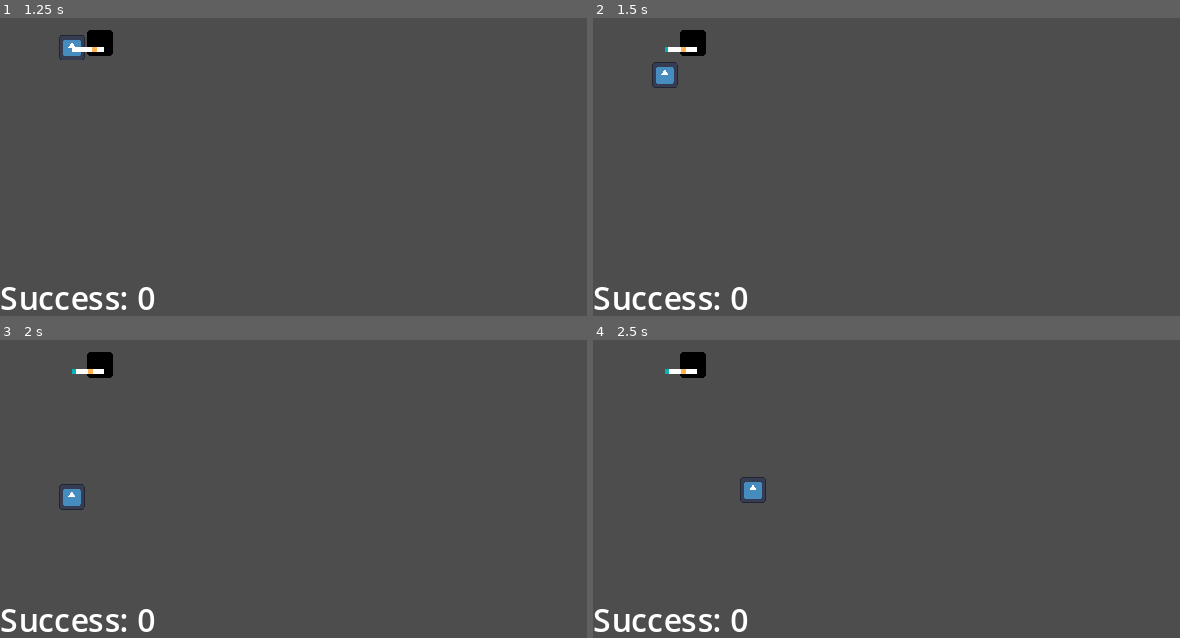
Above: before the commit, frames 1-4 (two rows, left to right).
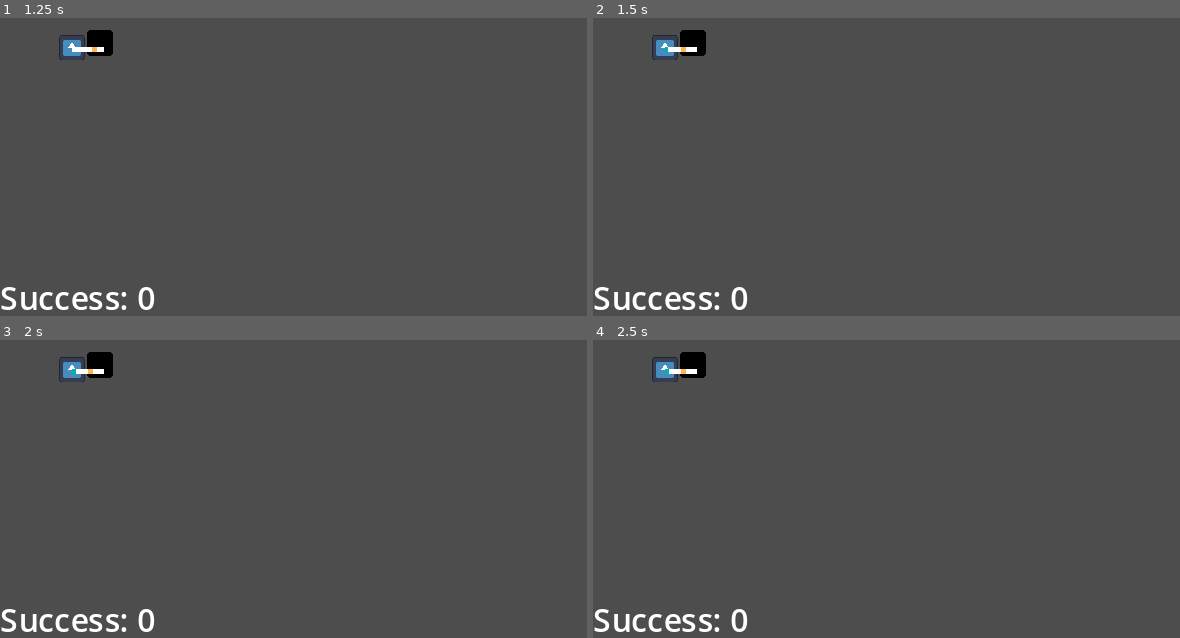
Above: after the commit, the same moments.

Repository: randomnewb/monster-rancher
Game: Godot game, scene res://World/world.tscn
Two runs of this game, one before a commit and one after it. Both use one fixed random seed, a clock stepped at 60 frames per second and the inputs below. The engine's default icon, where the game draws it, is replaced by a stand-in: a white triangle on a blue panel in a dark square.
Inputs (mouse positions are in pixels of both pictures, inside the frame that each line leads up to):
- Up to frame 1 (1.25 s): tap Enter (ui_accept) at 0.5, 0.77 s; move the mouse to (463, 158) at 0.52 s; press the mouse at (463, 158) at 0.53 s; hold Right (move_right) from 0.53 s (still down)
- Up to frame 2 (1.5 s): tap Enter (ui_accept) at 1.25 s; move the mouse to (786, 193) at 1.27 s; release Right (move_right) at 1.28 s; release the mouse at (786, 193) at 1.28 s; hold Down (move_down) from 1.28 s (still down); click (786, 193) at 1.35 s
- Up to frame 3 (2 s): keep holding Down (move_down); tap Enter (ui_accept) at 1.52 s
- Up to frame 4 (2.5 s): move the mouse to (974, 417) at 2.02 s; release Down (move_down) at 2.03 s; press the mouse at (974, 417) at 2.03 s; hold Right (move_right) from 2.03 s (still down)

Frame 1 is identical in both runs. In frame 2, 0.4% of the frame differs, in the area x 10-15%, y 5-24%; in frame 3, 0.4%; in frame 4, 0.4%, in the area x 10-30%, y 5-55%.

Commit message:
lock player movement during interaction

Diff:
--- a/Player.gd
+++ b/Player.gd
@@ -35,8 +35,9 @@
 #	var ray_collide = ray_cast_2d.get_collider()
 #	if ray_collide:
 #		print("ray: ",ray_collide)
+	if not interacting:
+		collision = move_and_collide(input_vector * speed * delta);
 
-	collision = move_and_collide(input_vector * speed * delta);
 	if collision and not interacting:
 		interacting = true;
 		print("collision ", collision.get_collider().name)
